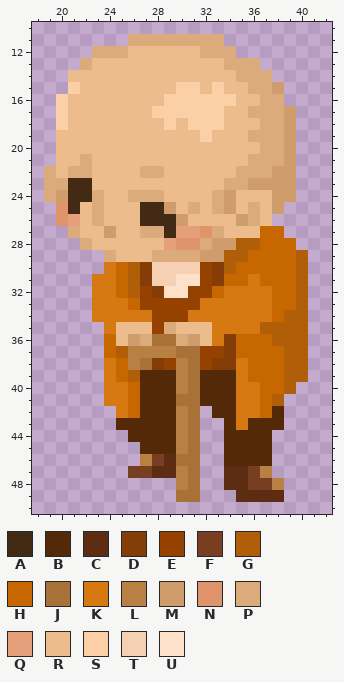
Two states of a pixel-art file, character_sprites/arthur_layers_sprite.aseprite. That is the earlier state.
64x64 pixels, 1 frame. Shown: x 18..42, y 10..50.
Visible layers, top first: "Layer 2", "Layer 4", "Layer 5", "Layer 3", "Layer 1".
Palette (. is transparent): A #422a14  B #542908  C #5c2c13  D #843d06  E #954100  F #773e21  G #b05f08  H #c66700  J #a77138  K #d77913  L #b98043  M #cf9c6c  N #e0946b  P #dcab7c  Q #e5a07b  R #edbc8d  S #fbd0a7  T #f6d0b2  U #ffe0c8
Pixels before, first column x 19:
11 .......PPPPPPPP.......
12 ....PPPRRRRRRPPP......
13 ...PRRRRRRRRRRRPPP....
14 ..RRRRRRRRRRRRRRPPP...
15 ..SRRRRRRRRSSRSRRPPM..
16 .SRRRRRRRRSSSSSSRRPP..
17 .SRRRRRRRSSSSSSRRPPPM.
18 .SRRRRRRRRSRSSSRRRPPM.
19 .RRRRRRRRRRRRSRRRPPPM.
20 .RRRRRRRRRRRRRRRRRPPM.
21 .RRPRRRRRRRRRRRRRPPPM.
22 PRPPRRRRPPRRRRRRPPPMM.
23 PPAARRRRRRRRRRRPPMMMM.
24 PMAAPRRPPPRRRRPMRRRMM.
25 .NARPRRRAAMRPRPMRPRM..
26 .NQRPRRRAAAMRRRRMPR...
27 ..PRRMRRPPAQQNPRRRHH..
28 ...PRRRRRRQNNPMMGGHHH.
29 .....PRRRPPPPMMGGHHHHG
30 .....KHGDTTTTEDGHHHHHG
31 ....KKHGDTTUUEDHHKHHHG
32 ....KKHGEDUUEEHKKKKHHG
33 ....KKKHEEEEEKKKKKKHHG
34 ....KKKKKEEEKKKKKKKHGG
35 .....KRRREPRRRKKKKGGGG
36 .....HRMPJJPMRKDHHHGGG
37 .....HGLLLLJJEEDHHHHGG
38 .....KHLJDELJEDDKHHHGG
39 .....KHGBBBLJBBBKHHHGG
40 .....KKHBBBLJBBBKKHHG.
41 .....KKHBBBJJBBBKKHG..
42 ......KHBBBLJ.BBKKHB..
43 ......BBBBBLJ..BKBBB..
44 .......BBBBLJ..BBBB...
45 ........BBBLJ..BBBB...
46 ........LFCJJ..BBBB...
47 .......FFCCLJ..CCFL...
48 ...........LJ..CCFFL..
49 ...........JJ...CCCC..
After the commit:
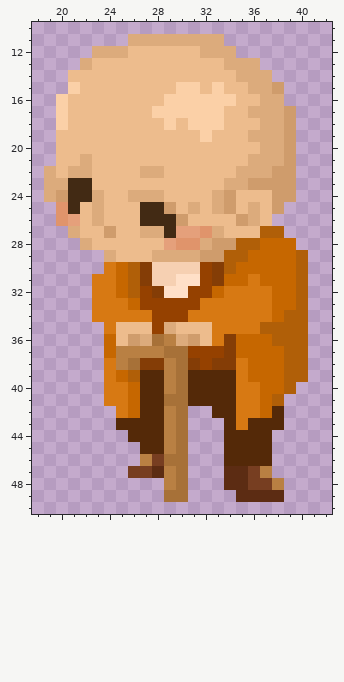
Difference:
Changed rows in their new state; - is an unchanged pixel.
Layers "Layer 2", "Layer 5":
first column x 37:
27 GG
first column x 25:
36 ----L--
37 L---J-E
38 LJD-LJD
39 ----LJB
40 ----LJB
41 ----J-B
42 ----LJ.
43 ----LJ.
44 ----LJ.
45 ----LJ.
46 ----J-.
47 ----LJ.
48 ----LJ.
49 ----J-.
Pixel boxes of the changes (left, top, right, bottom) in both pictures:
changed: (260, 226, 284, 238)
changed: (116, 334, 200, 502)
